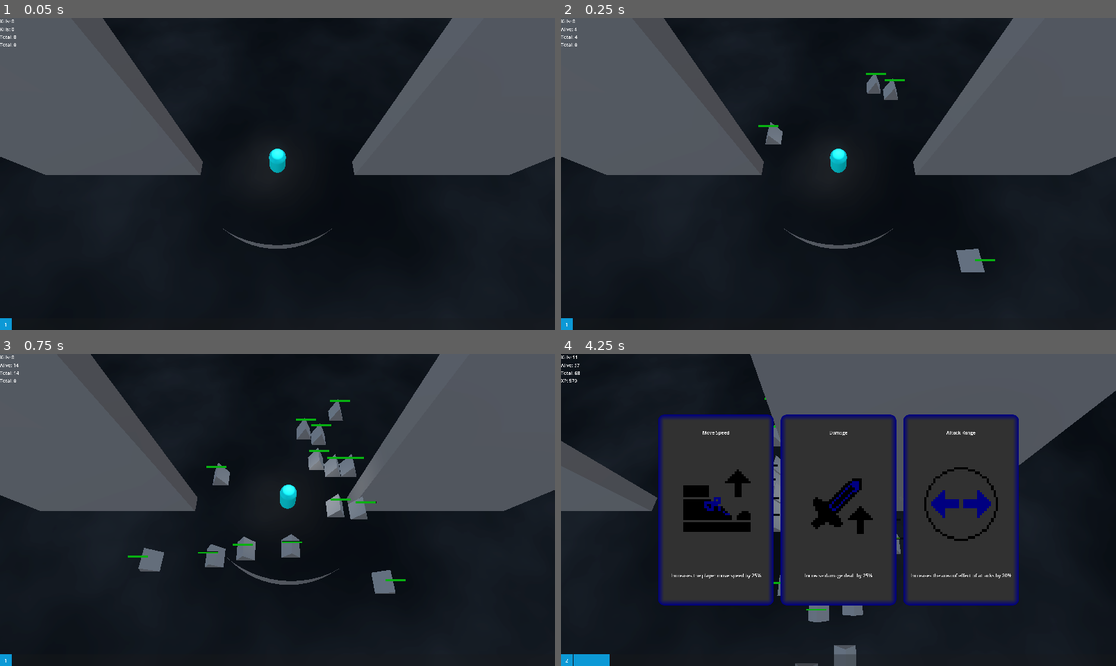
Above: before the commit, frames 1-4 (two rows, left to right).
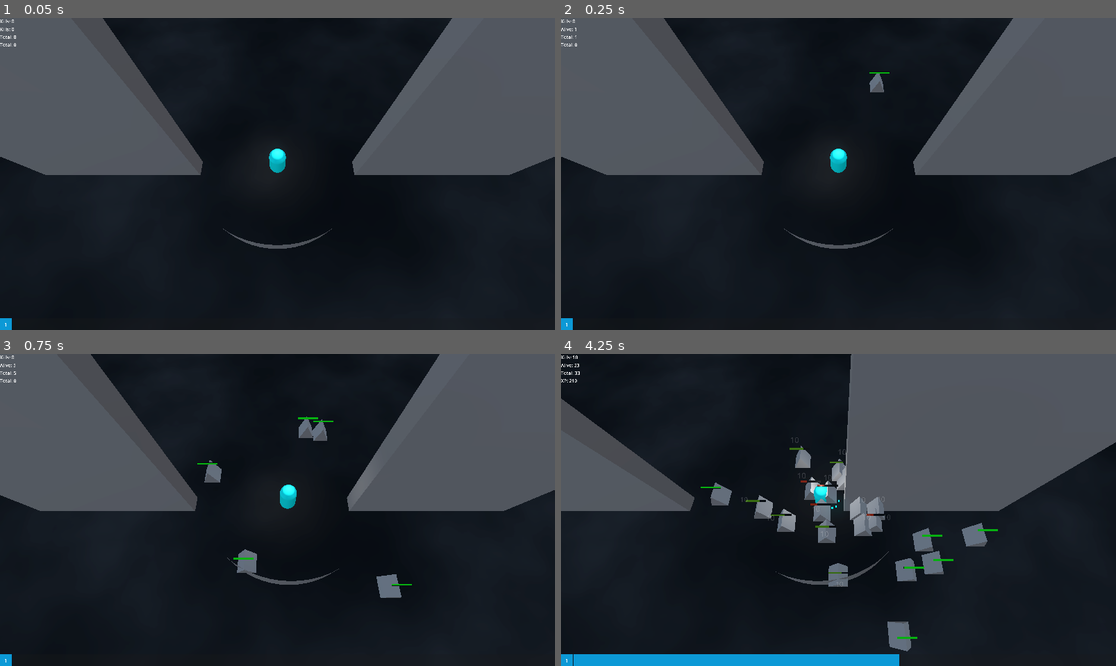
Above: after the commit, the same moments.

Repository: partkyle/GodotProjects
Game: Godot game, scene res://main.tscn
Two runs of this game, one before a commit and one after it. Both use one fixed random seed, a clock stepped at 60 frames per second and the inputs below. The engine's default icon, where the game draws it, is replaced by a stand-in: a white triangle on a blue panel in a dark square.
Inputs (mouse positions are in pixels of both pictures, inside the frame that each line leads up to):
- Up to frame 1 (0.05 s): no input
- Up to frame 2 (0.25 s): no input
- Up to frame 3 (0.75 s): tap Enter (ui_accept) at 0.5 s; move the mouse to (399, 494) at 0.52 s; hold D (move_right) from 0.53 s (still down); hold F from 0.53 s (still down); click (399, 494) at 0.67 s
- Up to frame 4 (4.25 s): tap Enter (ui_accept) at 0.77, 3.77 s; release D (move_right) at 1.25 s; release F at 1.25 s; drag from (727, 525) to (810, 572) at 1.27 s; move the mouse to (894, 441) at 2.02 s; hold D (move_right) 2.03-2.75 s; hold F 2.03-2.75 s; drag from (810, 572) to (672, 463) at 2.77 s; move the mouse to (1005, 556) at 3.52 s; hold A (move_left) from 3.53 s (still down); hold F from 3.53 s (still down)

Frame 1 is identical in both runs. In frame 2, 0.8% of the frame differs, in the area x 2-79%, y 3-82%; in frame 3, 2.8%; in frame 4, 49%, in the area x 0-100%, y 0-100%.

Commit message:
increase xp speed slightly each frame so it will always catch up

Diff:
--- a/RetroSurvivor/EnemySpawner.gd
+++ b/RetroSurvivor/EnemySpawner.gd
@@ -4,6 +4,9 @@
 @export var spawn_radius := Vector2(4, 10)
 @export var max_count := 25
 @export var spawn_point : Node3D = self
+
+@export var seconds_per_enemy := 0.125
+var time_since_last_spawn := 0.0
 
 @onready var player = $"../Player"
 @onready var signal_bus := %SignalBus
@@ -18,17 +21,18 @@
 	new_enemy.set_signal_bus(signal_bus)
 	new_enemy.target = player
 
-func _on_timer_timeout():
-	if total < max_count:
-		spawn_enemy()
+func _process(delta: float):
+	time_since_last_spawn += delta
+	while time_since_last_spawn >= seconds_per_enemy:
+		time_since_last_spawn -= seconds_per_enemy
+		if total < max_count:
+			spawn_enemy()
 
 func random_direction() -> Vector3:
 	return Vector3(randf_range(-1.0, 1.0), 0.0, randf_range(-1.0, 1.0)).normalized()
 
-
 func _on_signal_bus_enemy_spawned(enemy):
 	total+=1
 
-
 func _on_signal_bus_enemy_died(enemy):
 	total-=1
--- a/RetroSurvivor/xp.gd
+++ b/RetroSurvivor/xp.gd
@@ -10,9 +10,12 @@
 var target : Node3D
 var signal_bus : SignalBus
 
+var speed := SPEED
+
 func _process(delta):
 	if target:
-		transform.origin = transform.origin.move_toward(target.transform.origin, SPEED * delta)
+		speed += 0.1
+		transform.origin = transform.origin.move_toward(target.transform.origin, speed * delta)
 		if (target.transform.origin - transform.origin).length() < EPSILON:
 			signal_bus.gain_xp.emit(value)
 			queue_free()
